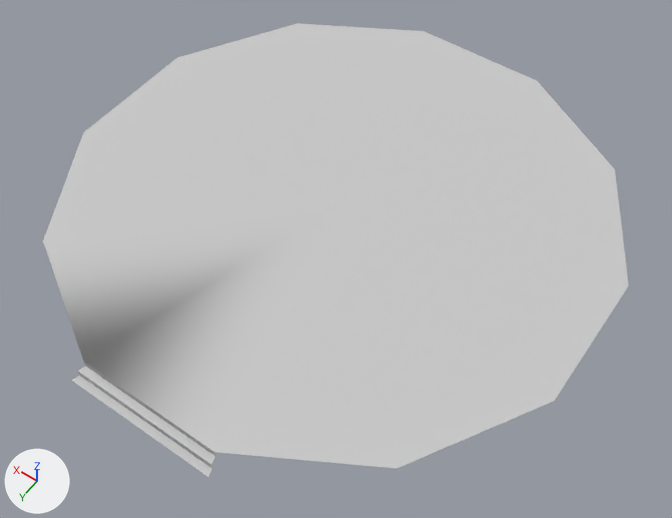
What one commit did to the FBX model 모델링 fbx파일/stage01/stage01_pie_a/stage01_circle_a.FBX.
Before and after are seen from a 50 mm lens placed at (-11.71, 16.5, 23.94), pointed at (-0.7, 1.09, -0.26). Every picture has the same lights, and +X, +Y and +Z are marked at lower left. Where no turn or scale is listed for an object, it has been applied to the vertices. Vertices at the same position are counted once.
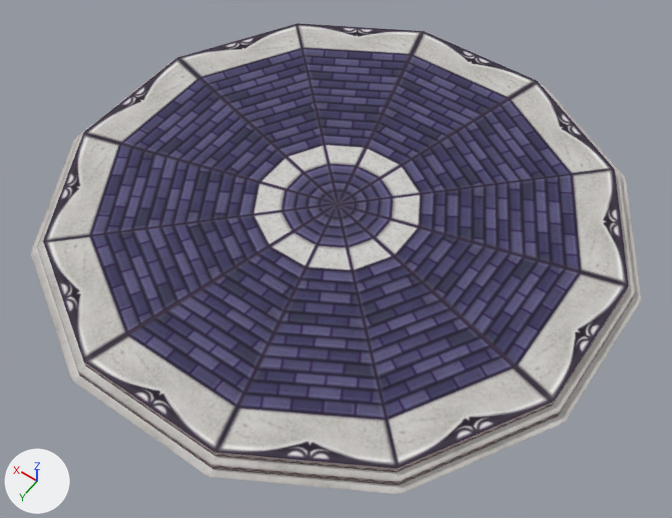
Location of each change, [x1, y1, x2, y2] in pixels of the pictures (672 x 518 px):
'Object012', surface changed (grey to blue): [43, 23, 629, 477] in both
'Object024', added: after [209, 452, 400, 494]
'Object023', added: after [397, 401, 565, 494]
'Object013', now drawn: after [72, 362, 215, 477]
'Object022', added: after [552, 288, 641, 422]
'Object014', added: after [31, 246, 85, 380]
'Object021', added: after [615, 174, 641, 300]
'Object015', added: after [31, 136, 82, 253]
'Object020', added: after [540, 83, 626, 178]
'Object016', added: after [74, 59, 175, 140]
part 1 of me_mesh, deleted: before [72, 362, 215, 477]

The change, as a diff of the scene's bpy script:
```diff
--- a/모델링 fbx파일/stage01/stage01_pie_a/stage01_circle_a.FBX.py
+++ b/모델링 fbx파일/stage01/stage01_pie_a/stage01_circle_a.FBX.py
@@ mat_01___default @@
 mat_01___default = principled_material('01 - Default')
-mat_01___default.base_color = (0.588, 0.588, 0.588)  # light grey #cacaca
+mat_01___default.texture = img_stage01_circle_a_uvm_png  # with its transparency
 mat_01___default.roughness = 0.859
@@ me_mesh @@
 # verts and faces of me_mesh; kept vertices keep their numbers, new ones are numbered from 22
-me_mesh.from_pydata(...)  # 22 vertices, 16 faces; spans x -9.2..9.2, y -9.2..9.7, z 0.5..1.0
+me_mesh.from_pydata(...)  # 13 vertices, 12 faces; spans x -9.2..9.2, y -9.2..9.2, z 1.0
+# me_mesh part 1
+delete_vertices([*range(13, 22)])  # with the faces that use them
 me_mesh.materials.append(mat_01___default)
@@ ob_object020 @@
+ob_object020 = bpy.data.objects.new('Object020', me_mesh_008)  # 10 vertices, 4 faces; spans x -7.07..-2.45, y -9.65..-6.7, z 0.5..1.0; in mat_01___default (picture img_stage01_circle_a_uvm_png)
+ob_object020.location = (0.0, 0.0, 0.0)
@@ ob_object014 @@
+ob_object014 = bpy.data.objects.new('Object014', me_mesh_002)  # 10 vertices, 4 faces; spans x 2.45..7.07, y 6.7..9.65, z 0.5..1.0; in mat_01___default (picture img_stage01_circle_a_uvm_png)
+ob_object014.location = (0.0, 0.0, 0.0)
@@ ob_object023 @@
+ob_object023 = bpy.data.objects.new('Object023', me_mesh_011)  # 10 vertices, 4 faces; spans x -9.65..-6.7, y 2.45..7.07, z 0.5..1.0; in mat_01___default (picture img_stage01_circle_a_uvm_png)
+ob_object023.location = (0.0, 0.0, 0.0)
@@ ob_object021 @@
+ob_object021 = bpy.data.objects.new('Object021', me_mesh_009)  # 10 vertices, 4 faces; spans x -9.65..-6.7, y -7.07..-2.45, z 0.5..1.0; in mat_01___default (picture img_stage01_circle_a_uvm_png)
+ob_object021.location = (0.0, 0.0, 0.0)
@@ ob_object016 @@
+ob_object016 = bpy.data.objects.new('Object016', me_mesh_004)  # 10 vertices, 4 faces; spans x 9.15..9.65, y -2.59..2.59, z 0.5..1.0; in mat_01___default (picture img_stage01_circle_a_uvm_png)
+ob_object016.location = (0.0, 0.0, 0.0)
@@ ob_object022 @@
+ob_object022 = bpy.data.objects.new('Object022', me_mesh_010)  # 10 vertices, 4 faces; spans x -9.65..-9.15, y -2.59..2.59, z 0.5..1.0; in mat_01___default (picture img_stage01_circle_a_uvm_png)
+ob_object022.location = (0.0, 0.0, 0.0)
@@ ob_object015 @@
+ob_object015 = bpy.data.objects.new('Object015', me_mesh_003)  # 10 vertices, 4 faces; spans x 6.7..9.65, y 2.45..7.07, z 0.5..1.0; in mat_01___default (picture img_stage01_circle_a_uvm_png)
+ob_object015.location = (0.0, 0.0, 0.0)
@@ ob_object024 @@
+ob_object024 = bpy.data.objects.new('Object024', me_mesh_012)  # 10 vertices, 4 faces; spans x -7.07..-2.45, y 6.7..9.65, z 0.5..1.0; in mat_01___default (picture img_stage01_circle_a_uvm_png)
+ob_object024.location = (0.0, 0.0, 0.0)
```
